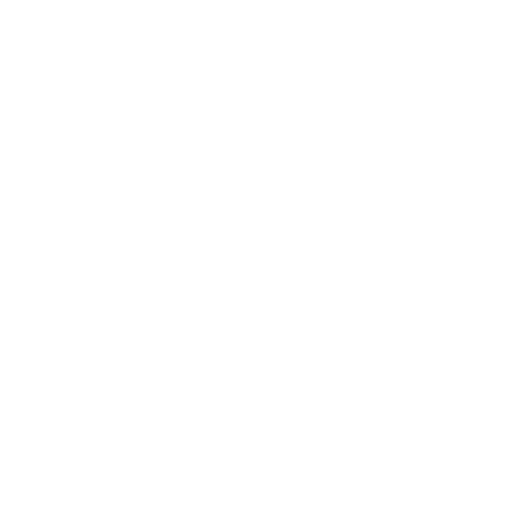
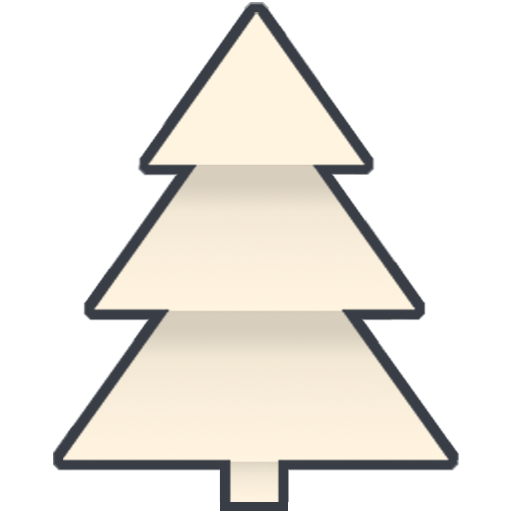
The second 512×512 image is a revision of the first. Changes to its layers:
renamed "Wypełnienie kolorem 2" to "Wypełnienie kolorem 4", showed it, painted on it over <box>53,2,459,511</box>
showed "Wielokąt 1 kopia 2", moved it above "Wypełnienie kolorem 3", painted on it over <box>63,12,449,511</box>
painted on "Wypełnienie kolorem 3" over <box>53,2,459,511</box>
